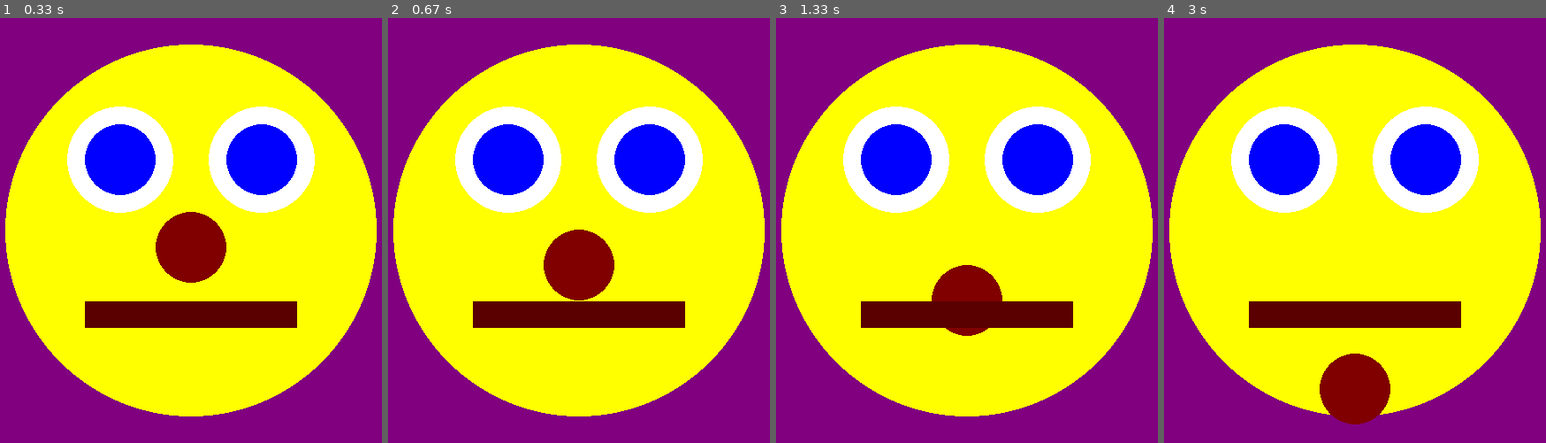
Above: before the commit, frames 1-4 (left to right).
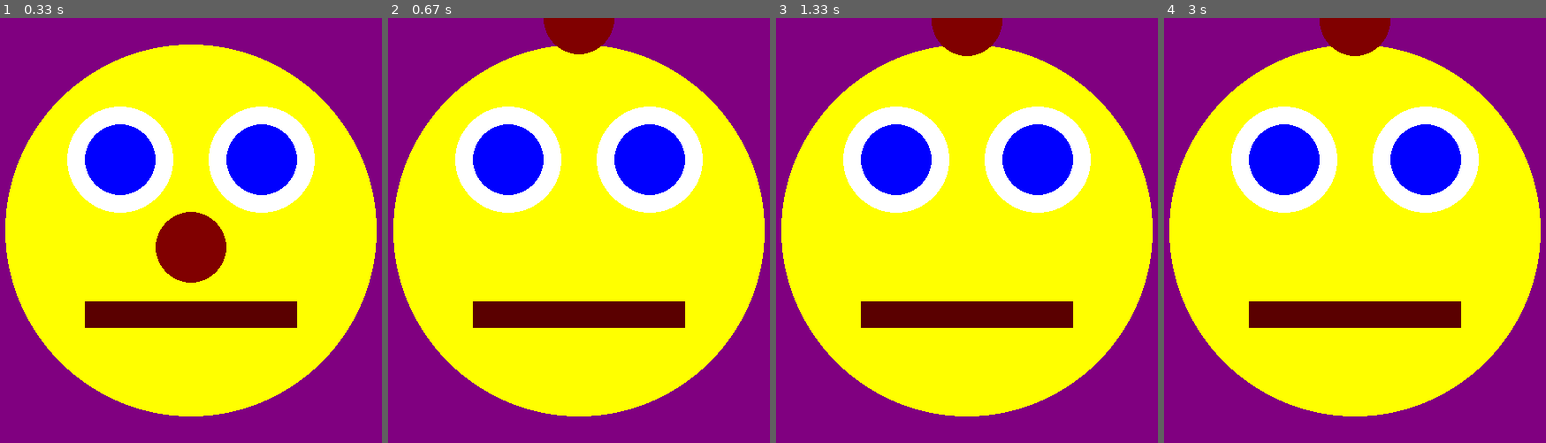
Above: after the commit, the same moments.

Repository: Rosebotics/PythonGameDesign2018
Game: pygame game, started from camp/SamuelR/Day 1 - The Game Loop, Colors, Drawing and Animation/06-InteractingWithAPlayer.py
Two runs of this game, one before a commit and one after it. Both use one fixed random seed, a clock stepped at 60 frames per second and the inputs below.
Inputs:
- Up to frame 1 (0.33 s): no input
- Up to frame 2 (0.67 s): hold Right from 0.33 s (still down)
- Up to frame 3 (1.33 s): release Right at 0.8 s; hold Right 0.83-1.3 s
- Up to frame 4 (3 s): hold Right 1.33-1.97 s; hold Right 2-2.47 s; hold Right 2.5-2.97 s

Frame 1 is identical in both runs. In frame 2, 3.6% of the frame differs, in the area x 40-60%, y 0-67%; in frame 3, 2.7%; in frame 4, 3.7%, in the area x 40-60%, y 0-96%.

Commit message:
Interactions

Diff:
--- a/camp/SamuelR/Day 1 - The Game Loop, Colors, Drawing and Animation/06-InteractingWithAPlayer.py
+++ b/camp/SamuelR/Day 1 - The Game Loop, Colors, Drawing and Animation/06-InteractingWithAPlayer.py
@@ -3,7 +3,7 @@
 import sys
 
 pygame.init()
-pygame.display.set_caption('Animation')
+pygame.display.set_caption('Interactions')
 screen = pygame.display.set_mode((640, 480))
 
 clock = pygame.time.Clock()
@@ -15,6 +15,12 @@
     for event in pygame.event.get():
         if event.type == pygame.QUIT:
             sys.exit()
+
+    pressed_keys = pygame.key.get_pressed()
+    if pressed_keys[pygame.K_RIGHT]:
+        nose_y_position = 0
+
+
     screen.fill((128, 0, 128))
 
     # Big yellow Circle
